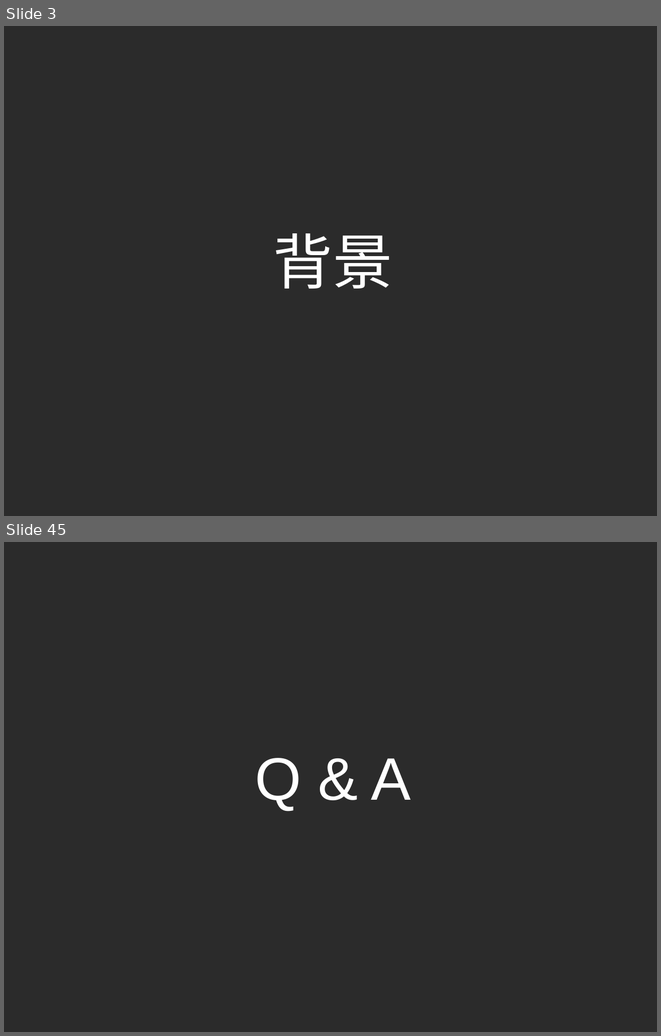
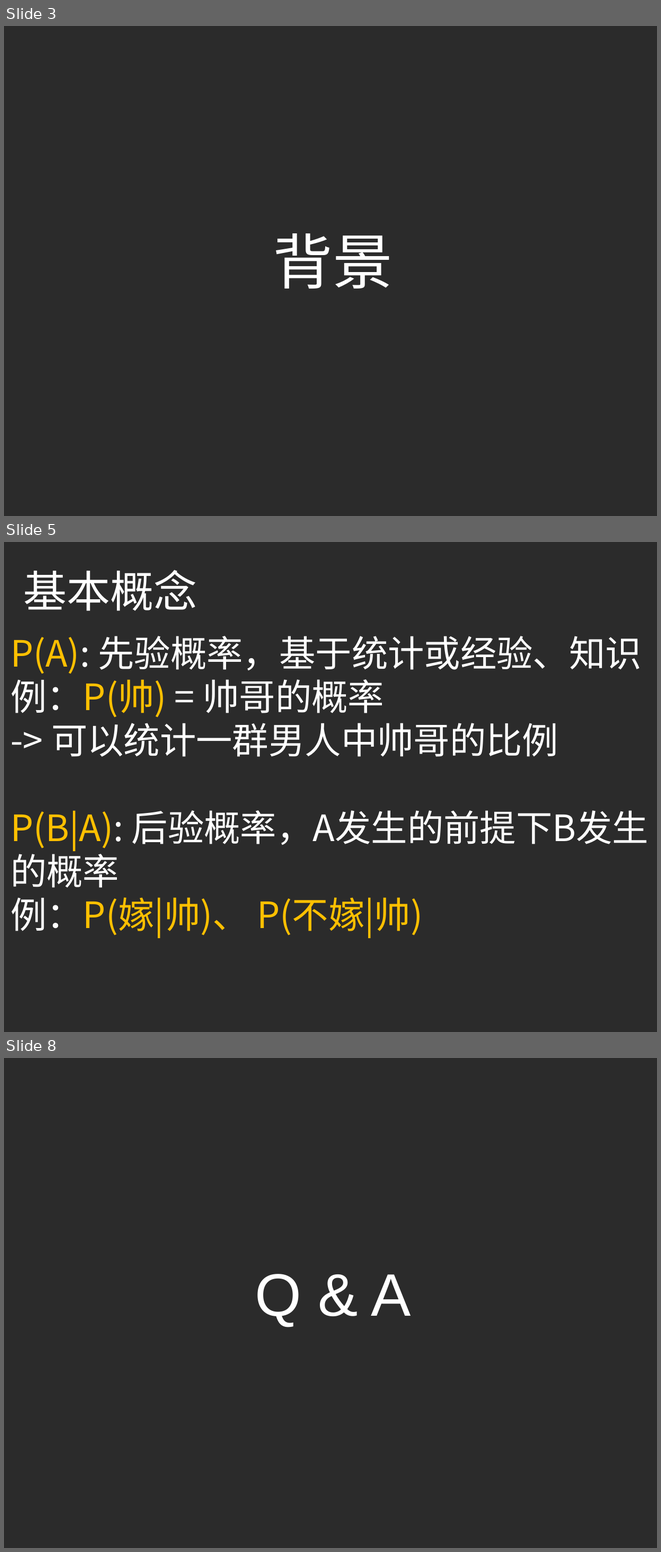
Before and after one commit to ouriris/ml-course, a slide deck: chapter.4/ppt/ML_CH4_Naive_Bayes.pptx. Shown one above the other, each under a label of ours: slides 3 and 45 before the commit, slides 3, 5 and 8 after it; the slides between them are not shown. The pictures are 661x1036 and 661x1552 pixels, drawn with LibreOffice and Linux fonts; fonts in the diff are those of the drawing; background and template pictures are left out; a plain dark background stands for a picture behind light text. Boxes give left, top, right and bottom in pixels: in the first picture for what was removed or moved away, otherwise in the second. Text is boxed around its words. In the diff, an @@ line names an element or a change of style, - is before the commit and + after.

```diff
--- a/chapter.4/ppt/ML_CH4_Naive_Bayes.pptx
+++ b/chapter.4/ppt/ML_CH4_Naive_Bayes.pptx
@@ slide 5 added at (4, 542, 657, 1032), background picture (left out) @@
@@ text added at (23, 570, 197, 611), 48 pt, text #FFFFFF @@
+基本概念
@@ text added at (10, 636, 648, 937), 40 pt, text #FFFFFF @@
+P(A): 先验概率，基于统计或经验、知识
+例：P(帅) = 帅哥的概率
+-> 可以统计一群男人中帅哥的比例
+P(B|A): 后验概率，A发生的前提下B发生的概率
+例：P(嫁|帅)、 P(不嫁|帅)
@@ what was slide 45 is now slide 8 @@
```
Also in this commit, not shown: 5 other slides added, 43 slides removed.
